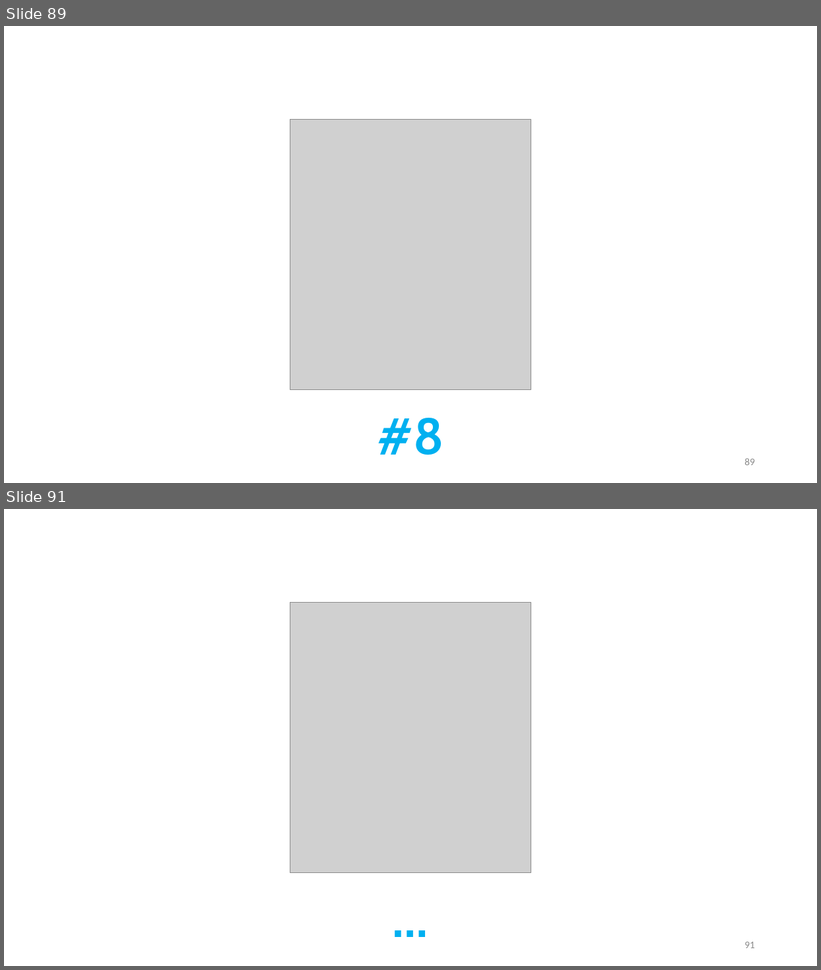
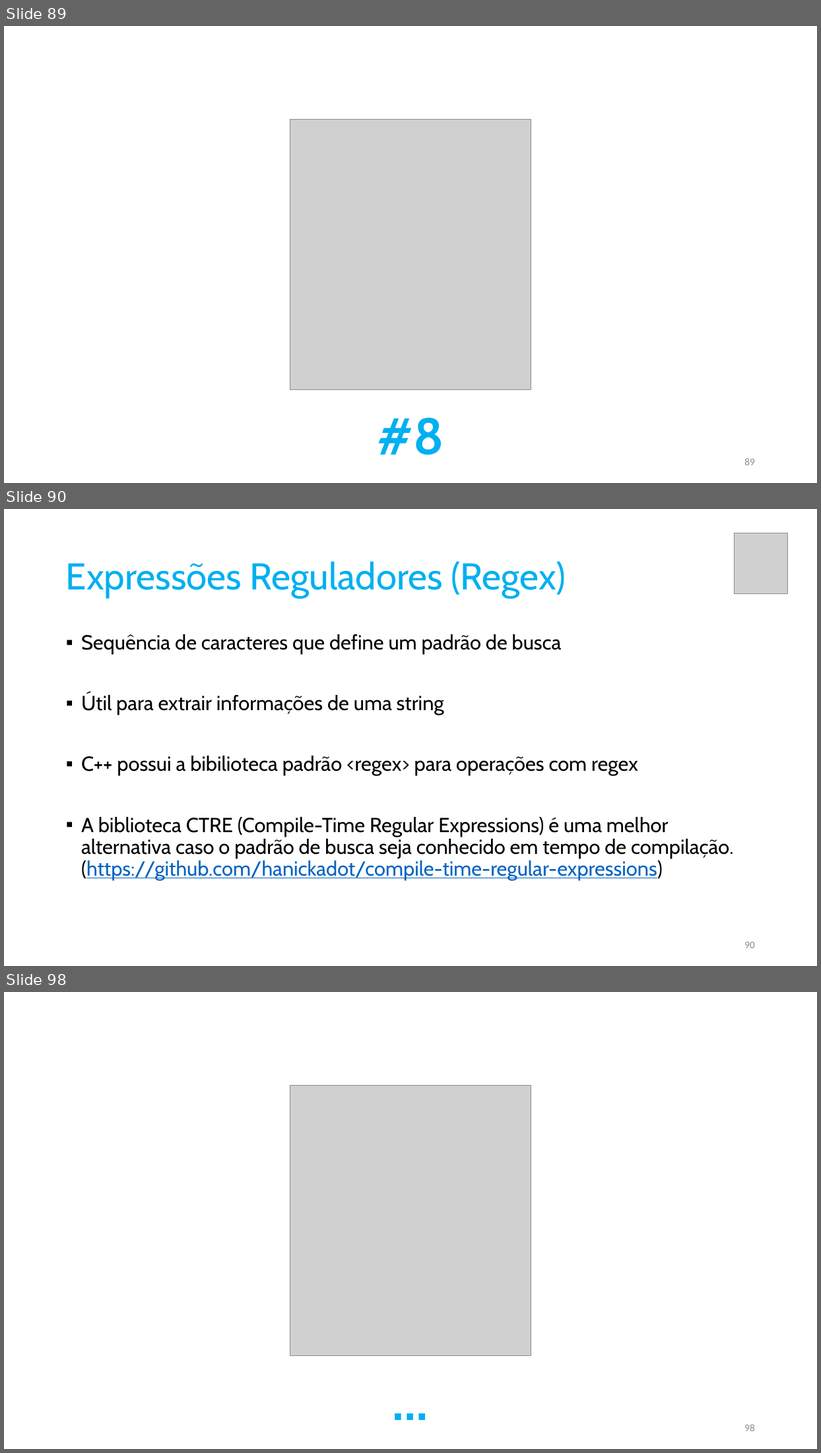
Before and after one commit to pfaco/ees_cpp, a slide deck: slides/C++.pptx. Shown one above the other, each under a label of ours: slides 89 and 91 before the commit, slides 89, 90 and 98 after it; the slides between them are not shown. The pictures are 821x970 and 821x1453 pixels, drawn with LibreOffice and Linux fonts; fonts in the diff are those of the drawing; grey boxes stand for pictures. Boxes give left, top, right and bottom in pixels: in the first picture for what was removed or moved away, otherwise in the second. Text is boxed around its words. In the diff, an @@ line names an element or a change of style, - is before the commit and + after.

```diff
--- a/slides/C++.pptx
+++ b/slides/C++.pptx
@@ slide 90 added at bbox=[4, 509, 817, 966], background #FFFFFF @@
@@ picture added at bbox=[735, 533, 789, 593] @@
@@ title added at bbox=[66, 561, 566, 598], 44 pt, text #00B0F0 @@
+Expressões Reguladores (Regex)
@@ text added at bbox=[81, 634, 733, 881], 24 pt, text #000000 @@
+▪ Sequência de caracteres que define um padrão de busca
+▪ Útil para extrair informações de uma string
+▪ C++ possui a bibilioteca padrão <regex> para operações com regex
+▪ A biblioteca CTRE (Compile-Time Regular Expressions) é uma melhor alternativa caso o padrão de busca seja conhecido em tempo de compilação. (https://github.com/hanickadot/compile-time-regular-expressions)
@@ page number added at bbox=[745, 942, 755, 949], 12 pt, text #8C8C8C @@
+90
@@ what was slide 91 is now slide 98 @@
@@ page number at bbox=[745, 1424, 755, 1432]: text changed @@
-91
+98
```
Also in this commit, not shown: 7 other slides added, 1 slide removed, 14 other files.
